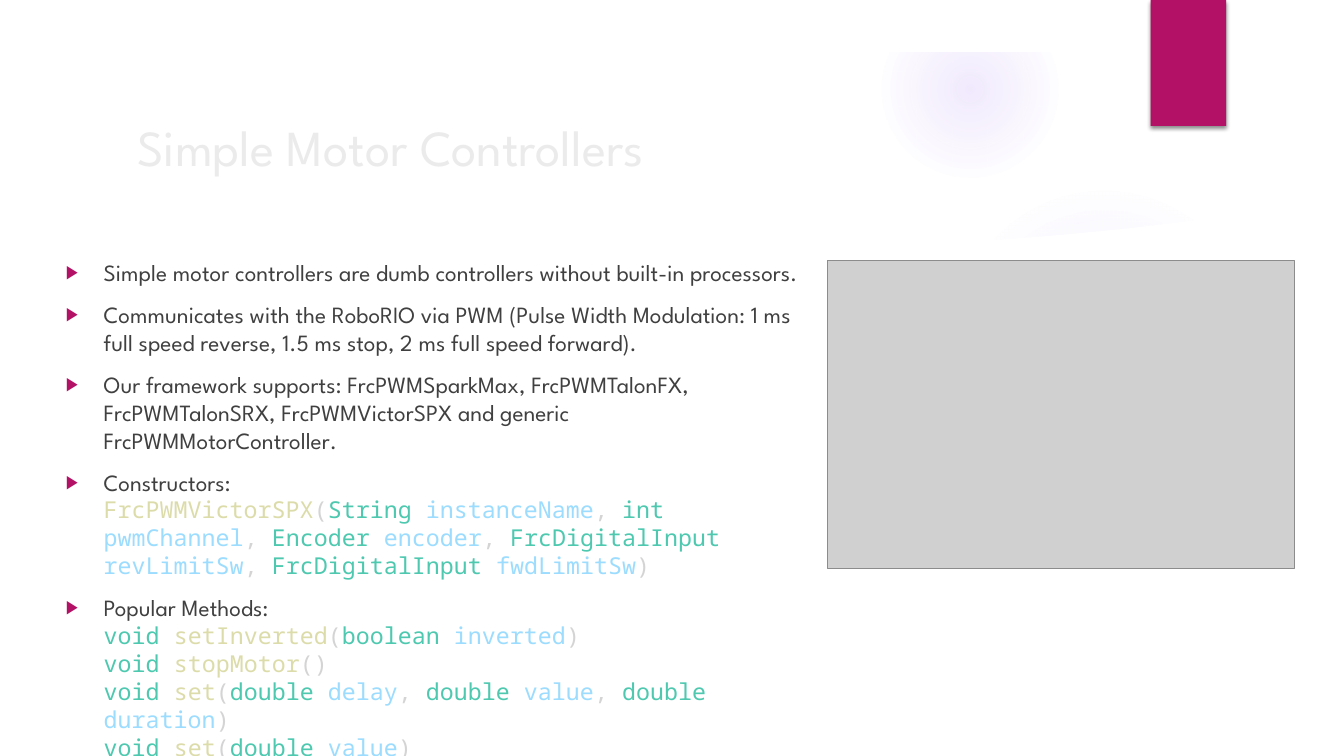
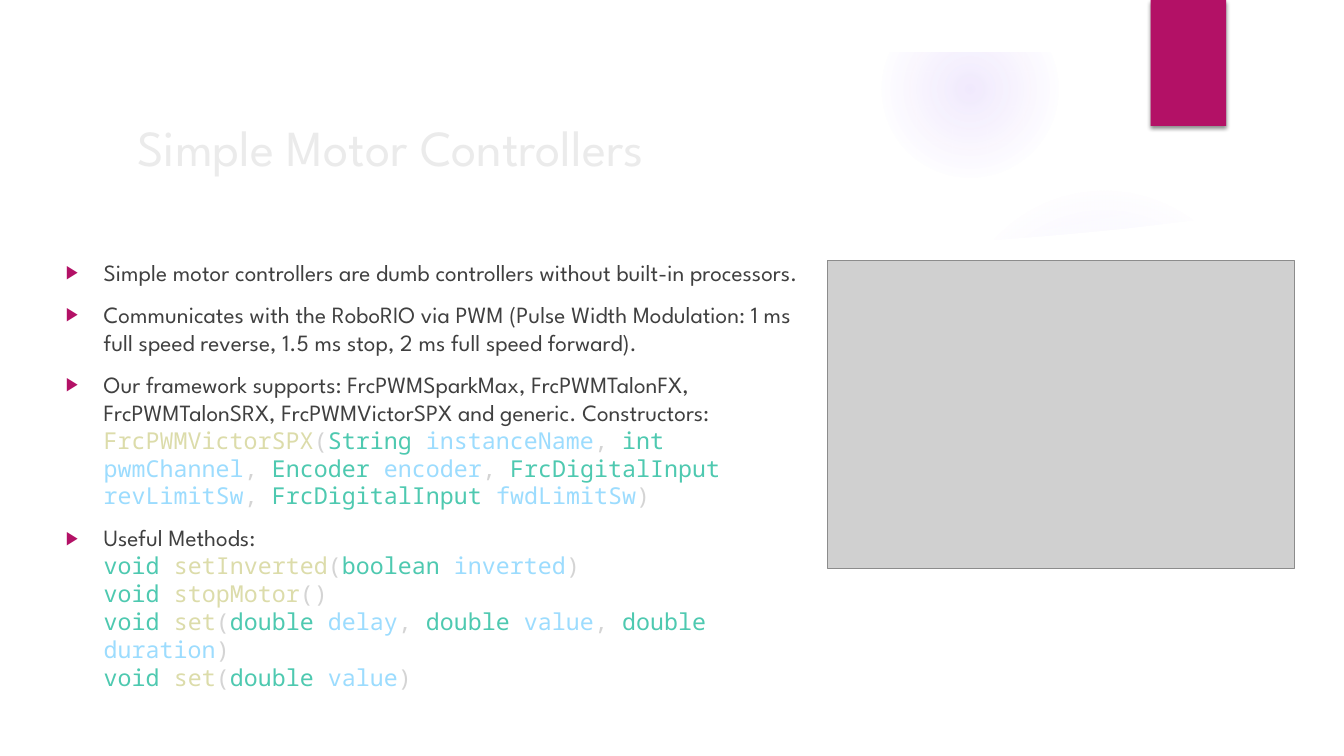
Before and after one commit to trc492/FrcProgrammingClass, a slide deck: slide 15 of Lesson2/BasicRobotComponents.pptx. Drawn at 1344x756 pixels with LibreOffice and Linux fonts; fonts in the diff are those of the drawing; grey boxes stand for pictures; background and template pictures are left out. Boxes give left, top, right and bottom in pixels: in the first picture for what was removed or moved away, otherwise in the second. Text is boxed around its words. In the diff, an @@ line names an element or a change of style, - is before the commit and + after.

```diff
--- a/Lesson2/BasicRobotComponents.pptx
+++ b/Lesson2/BasicRobotComponents.pptx
@@ text at bbox=[104, 376, 720, 689]: text changed @@
-▶ Our framework supports: FrcPWMSparkMax, FrcPWMTalonFX, FrcPWMTalonSRX, FrcPWMVictorSPX and generic FrcPWMMotorController.
-▶ Constructors:
-  FrcPWMVictorSPX(String instanceName, int pwmChannel, Encoder encoder, FrcDigitalInput revLimitSw, FrcDigitalInput fwdLimitSw)
-▶ Popular Methods:
-  void setInverted(boolean inverted)
-  void stopMotor()
-  void set(double delay, double value, double duration)
-  void set(double value)
+▶ Our framework supports: FrcPWMSparkMax, FrcPWMTalonFX, FrcPWMTalonSRX, FrcPWMVictorSPX and generic. Constructors:
+  FrcPWMVictorSPX(String instanceName, int pwmChannel, Encoder encoder, FrcDigitalInput revLimitSw, FrcDigitalInput fwdLimitSw)
+▶ Useful Methods:
+  void setInverted(boolean inverted)
+  void stopMotor()
+  void set(double delay, double value, double duration)
+  void set(double value)
```
Also in this commit, not shown: 19 other slides changed, 12 slides added, 25 other files.
